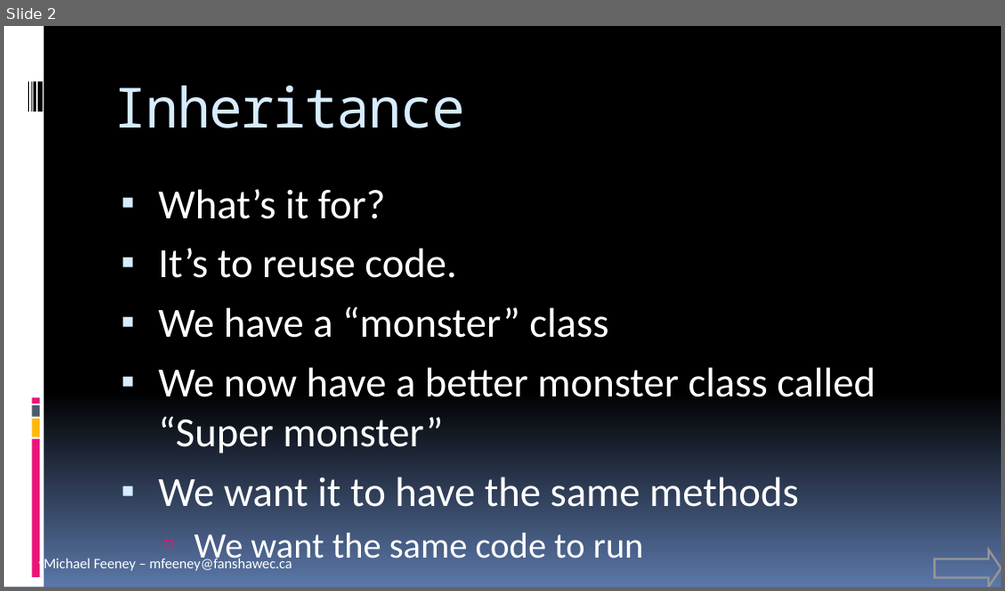
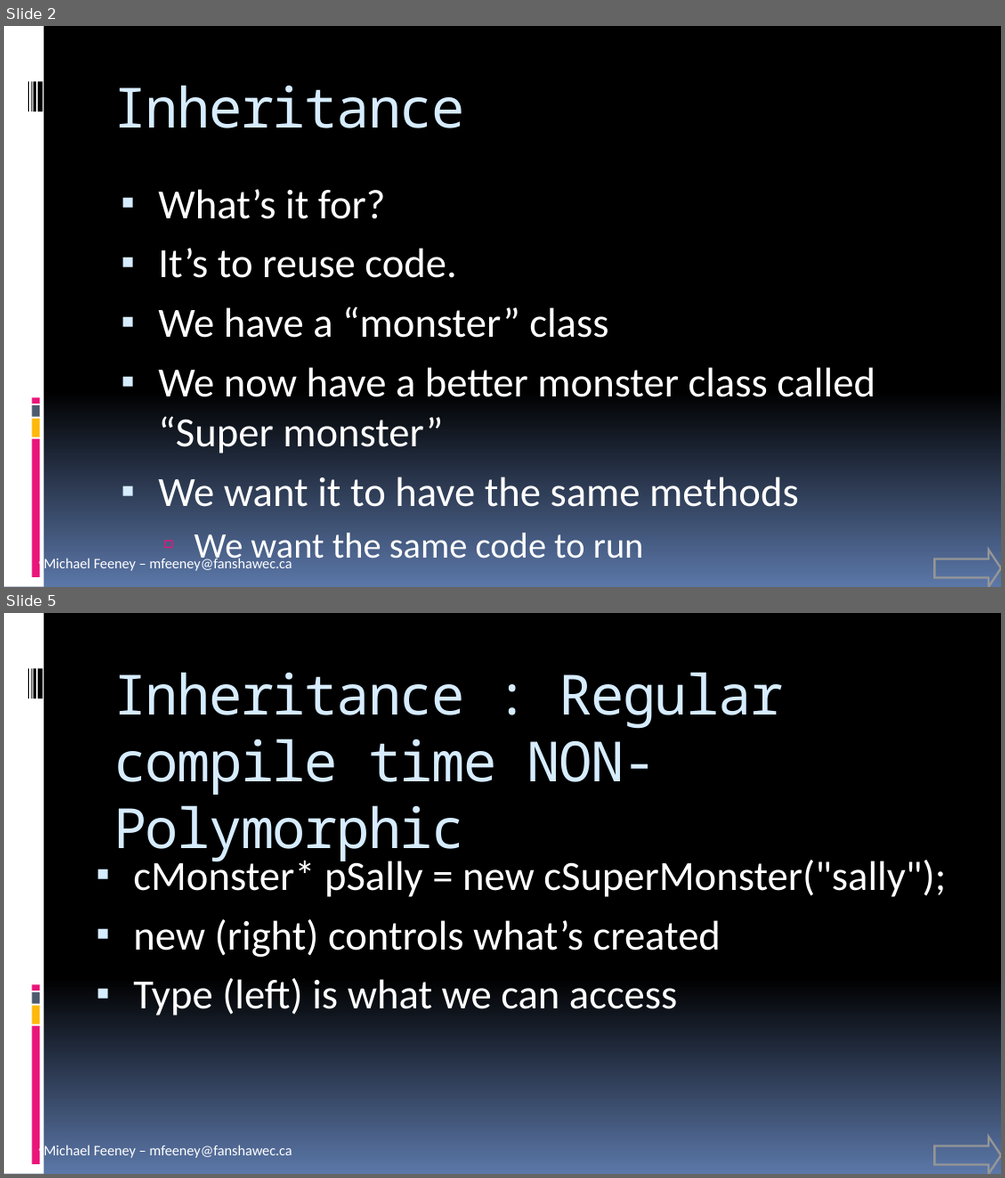
Before and after one commit to FeeneyCodes/GDP202425, a slide deck: 6044_FramPat/D2D/W03/INFO_6044_Inheritance.pptx. Shown one above the other, each under a label of ours: slide 2 before the commit, slides 2 and 5 after it; the slides between them are not shown. The pictures are 1005x591 and 1005x1178 pixels, drawn with LibreOffice and Linux fonts; fonts in the diff are those of the drawing. Boxes give left, top, right and bottom in pixels: in the first picture for what was removed or moved away, otherwise in the second. Text is boxed around its words. In the diff, an @@ line names an element or a change of style, - is before the commit and + after.

```diff
--- a/6044_FramPat/D2D/W03/INFO_6044_Inheritance.pptx
+++ b/6044_FramPat/D2D/W03/INFO_6044_Inheritance.pptx
@@ slide 5 added at <box>4,613,1001,1174</box>, background gradient #000000 to #5B77A8; not listed: 10 template elements that a slide beside it also shows @@
@@ title added at <box>113,672,784,863</box>, 40 pt, text #D6ECFF @@
+Inheritance : Regular compile time NON-Polymorphic
@@ text added at <box>133,855,946,1015</box>, 30 pt, text #FFFFFF @@
+▪ cMonster* pSally = new cSuperMonster("sally");
+▪ new (right) controls what’s created
+▪ Type (left) is what we can access
@@ right arrow added at <box>934,1136,1001,1174</box>, outline #969696 1.5 pt @@
```
Also in this commit, not shown: 14 other slides added, 21 other files.
